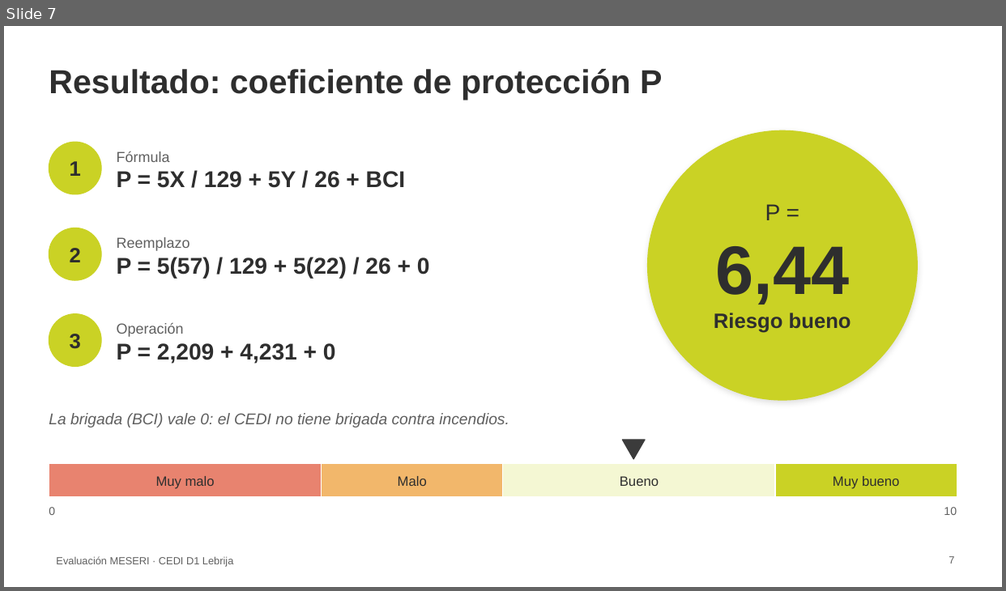
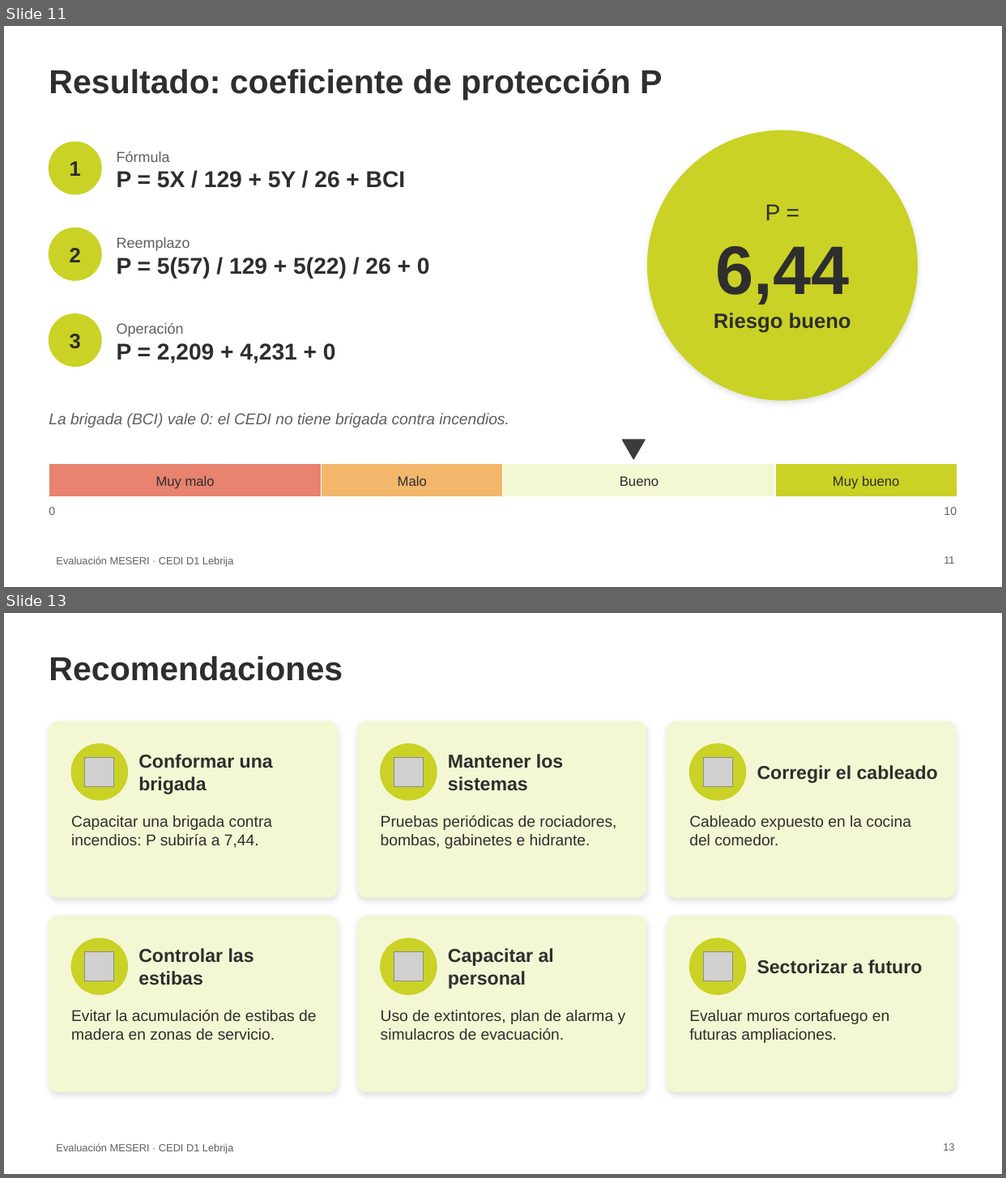
Before and after one commit to bgrados31/cedi-d1-lebrija, a slide deck: Angely_Osorio_SO_C2_E133_Exposicion.pptx. Shown one above the other, each under a label of ours: slide 7 before the commit, slides 11 and 13 after it; the slides between them are not shown. The pictures are 1006x591 and 1006x1178 pixels, drawn with LibreOffice and Linux fonts; fonts in the diff are those of the drawing; grey boxes stand for pictures; background and template pictures are left out. Boxes give left, top, right and bottom in pixels: in the first picture for what was removed or moved away, otherwise in the second. Text is boxed around its words. In the diff, an @@ line names an element or a change of style, - is before the commit and + after.

```diff
--- a/Angely_Osorio_SO_C2_E133_Exposicion.pptx
+++ b/Angely_Osorio_SO_C2_E133_Exposicion.pptx
@@ slide 13 added at (4, 613, 1002, 1174), background #FFFFFF; not listed: 1 template element that a slide beside it also shows @@
@@ title added at (49, 656, 343, 681), 32 pt, text #2E2E2E, bold @@
+Recomendaciones
@@ rounded rectangle added at (49, 722, 337, 897), fill #F4F7D3, outline #F4F7D3 1 pt @@
@@ rounded rectangle added at (358, 722, 646, 897), fill #F4F7D3, outline #F4F7D3 1 pt @@
@@ rounded rectangle added at (667, 722, 956, 897), fill #F4F7D3, outline #F4F7D3 1 pt @@
@@ ellipse added at (71, 744, 127, 800), fill #CAD225, outline #CAD225 1 pt @@
@@ picture added at (85, 757, 114, 786) @@
@@ text added at (138, 754, 273, 794), 18 pt, text #2E2E2E, bold @@
+Conformar una brigada
@@ ellipse added at (381, 744, 437, 800), fill #CAD225, outline #CAD225 1 pt @@
@@ picture added at (394, 757, 424, 786) @@
@@ text added at (448, 754, 563, 791), 18 pt, text #2E2E2E, bold @@
+Mantener los sistemas
@@ ellipse added at (690, 744, 746, 800), fill #CAD225, outline #CAD225 1 pt @@
@@ picture added at (703, 757, 732, 786) @@
@@ text added at (757, 765, 938, 783), 18 pt, text #2E2E2E, bold @@
+Corregir el cableado
@@ text added at (71, 815, 272, 848), 15 pt, text #2E2E2E @@
+Capacitar una brigada contra incendios: P subiría a 7,44.
@@ text added at (381, 815, 616, 849), 15 pt, text #2E2E2E @@
+Pruebas periódicas de rociadores, bombas, gabinetes e hidrante.
@@ text added at (689, 815, 911, 845), 15 pt, text #2E2E2E @@
+Cableado expuesto en la cocina del comedor.
@@ rounded rectangle added at (49, 916, 337, 1093), fill #F4F7D3, outline #F4F7D3 1 pt @@
@@ rounded rectangle added at (358, 916, 646, 1093), fill #F4F7D3, outline #F4F7D3 1 pt @@
@@ rounded rectangle added at (667, 916, 956, 1093), fill #F4F7D3, outline #F4F7D3 1 pt @@
@@ ellipse added at (71, 939, 127, 995), fill #CAD225, outline #CAD225 1 pt @@
@@ picture added at (85, 952, 114, 982) @@
@@ text added at (138, 948, 254, 986), 18 pt, text #2E2E2E, bold @@
+Controlar las estibas
@@ ellipse added at (381, 939, 437, 995), fill #CAD225, outline #CAD225 1 pt @@
@@ picture added at (394, 952, 424, 982) @@
@@ text added at (448, 948, 554, 989), 18 pt, text #2E2E2E, bold @@
+Capacitar al personal
@@ ellipse added at (690, 939, 746, 995), fill #CAD225, outline #CAD225 1 pt @@
@@ picture added at (703, 952, 732, 982) @@
@@ text added at (757, 960, 923, 974), 18 pt, text #2E2E2E, bold @@
+Sectorizar a futuro
@@ text added at (71, 1010, 316, 1040), 15 pt, text #2E2E2E @@
+Evitar la acumulación de estibas de madera en zonas de servicio.
@@ text added at (381, 1010, 626, 1040), 15 pt, text #2E2E2E @@
+Uso de extintores, plan de alarma y simulacros de evacuación.
@@ text added at (689, 1010, 889, 1043), 15 pt, text #2E2E2E @@
+Evaluar muros cortafuego en futuras ampliaciones.
@@ page number added at (943, 1144, 954, 1151), 10 pt, text #5F5F5F @@
+13
@@ what was slide 7 is now slide 11 @@
@@ page number at (944, 557, 954, 564): text changed @@
-7
+11
```
Also in this commit, not shown: 2 slides changed, 8 other slides added, 2 slides removed, 1 other file.
